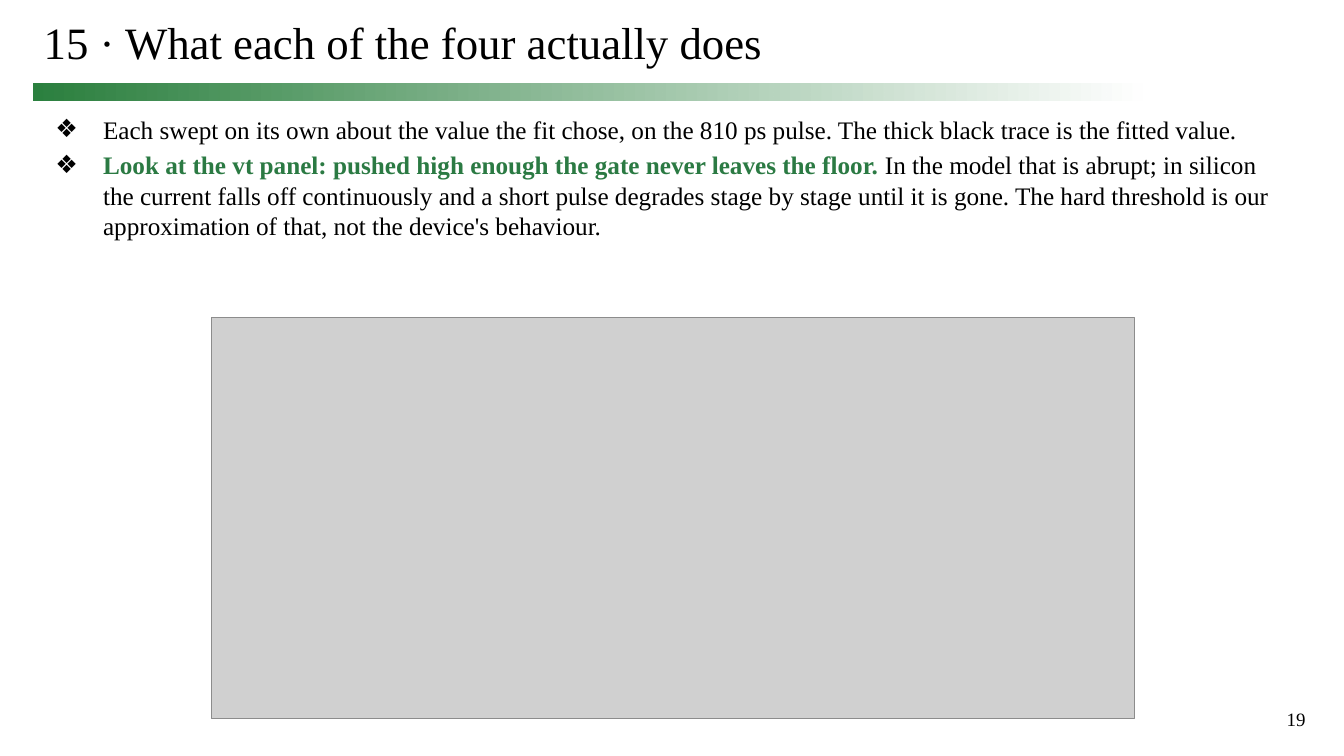
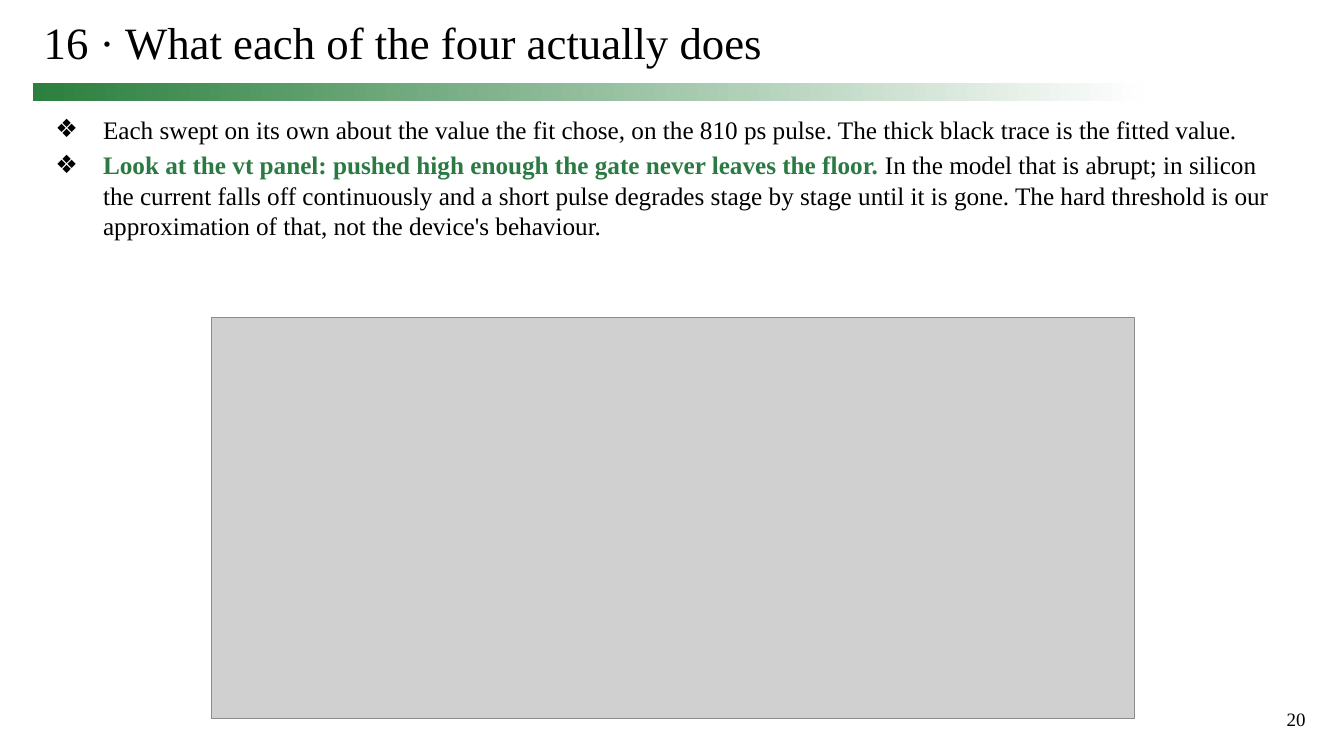
Before and after one commit to simon9721/ibis_comparison, a slide deck: slide 20 of results/meeting_deck_2026-09-24/0924_track1_story.pptx (slide 19 before the commit). Drawn at 1344x756 pixels with LibreOffice and Linux fonts; fonts in the diff are those of the drawing; grey boxes stand for pictures. Boxes give left, top, right and bottom in pixels: in the first picture for what was removed or moved away, otherwise in the second. Text is boxed around its words. In the diff, an @@ line names an element or a change of style, - is before the commit and + after.

```diff
--- a/results/meeting_deck_2026-09-24/0924_track1_story.pptx
+++ b/results/meeting_deck_2026-09-24/0924_track1_story.pptx
@@ title at [44, 27, 762, 69]: text changed @@
-15 · What each of the four actually does
+16 · What each of the four actually does
@@ page number at [1287, 713, 1306, 726]: text changed @@
-19
+20
```
Also in this commit, not shown: 10 other slides changed, 1 slide added, 4 other files.
